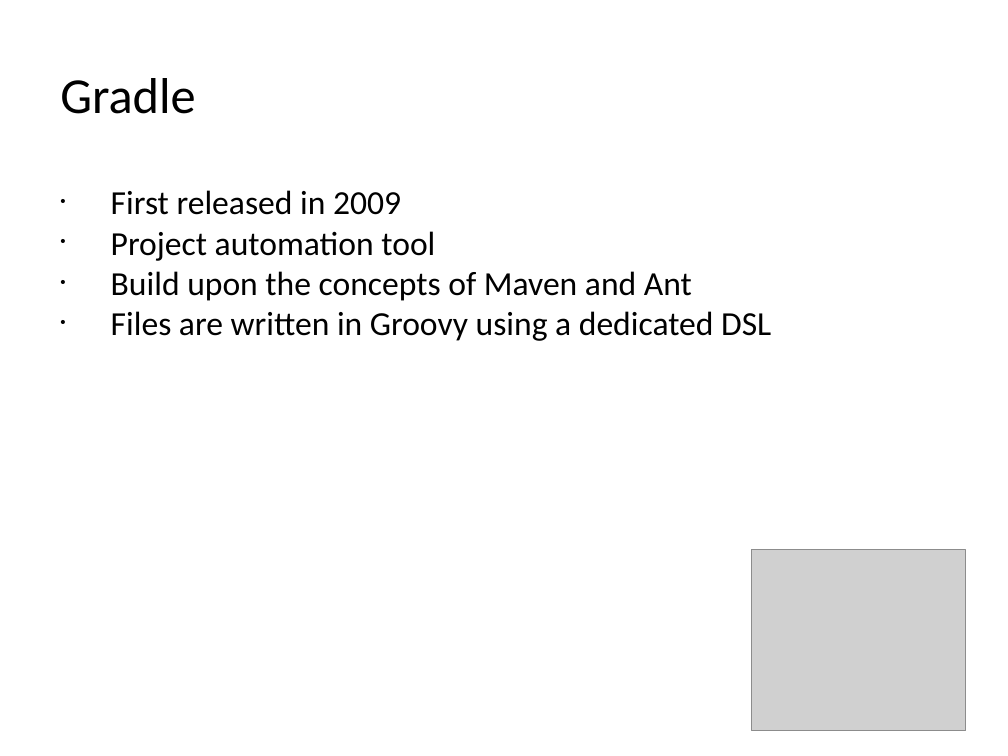
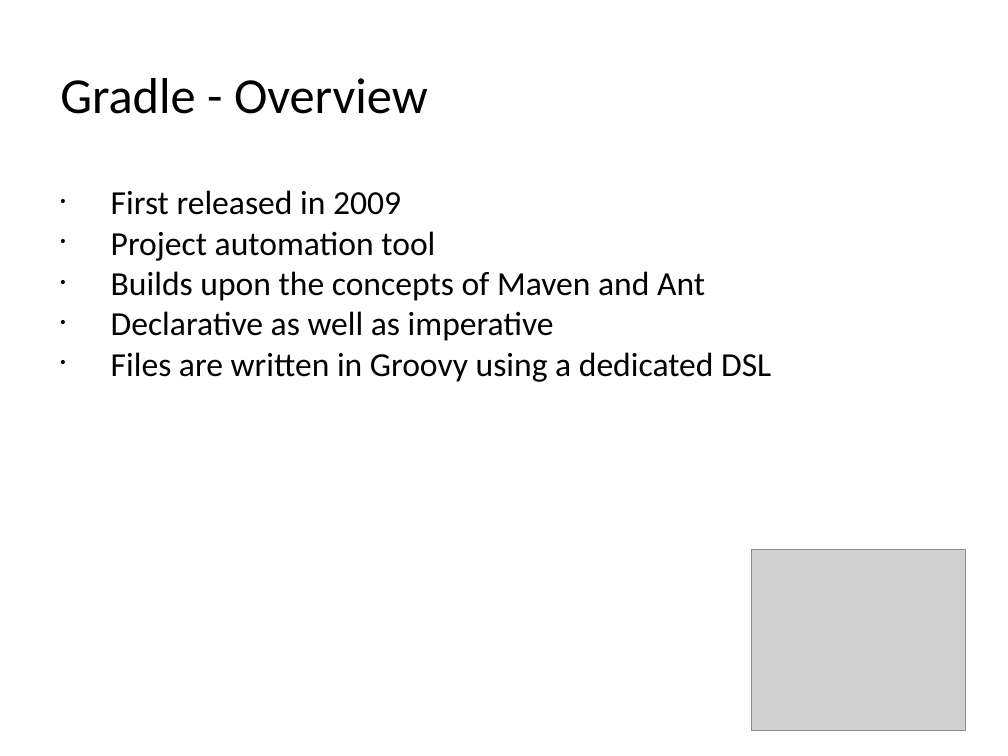
Before and after one commit to kob-aha/gradle-presentation, a slide deck: slide 22 of presentation/Introduction to Gradle.pptx (slide 13 before the commit). Drawn at 1008x756 pixels with LibreOffice and Linux fonts; fonts in the diff are those of the drawing; grey boxes stand for pictures. Boxes give left, top, right and bottom in pixels: in the first picture for what was removed or moved away, otherwise in the second. Text is boxed around its words. In the diff, an @@ line names an element or a change of style, - is before the commit and + after.

```diff
--- a/presentation/Introduction to Gradle.pptx
+++ b/presentation/Introduction to Gradle.pptx
@@ text at box(60, 78, 428, 114): text changed @@
-Gradle
+Gradle - Overview
@@ text at box(111, 271, 705, 341): text changed @@
-• Build upon the concepts of Maven and Ant
+• Builds upon the concepts of Maven and Ant
+• Declarative as well as imperative
```
Also in this commit, not shown: 16 other slides changed, 8 slides added, 14 other files.
